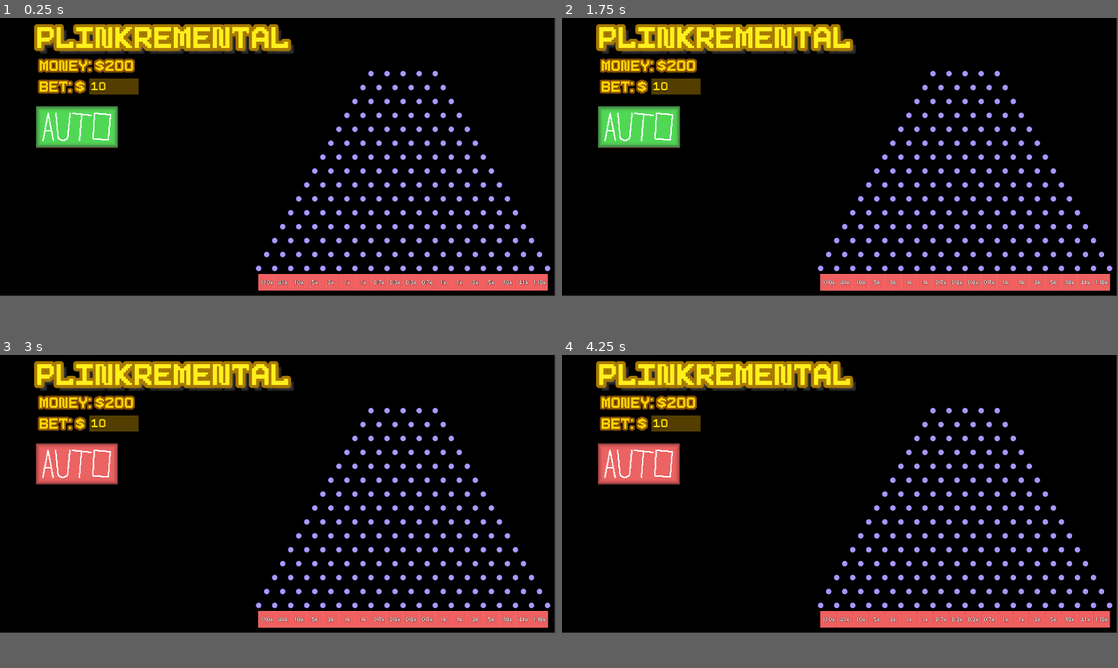
Above: before the commit, frames 1-4 (two rows, left to right).
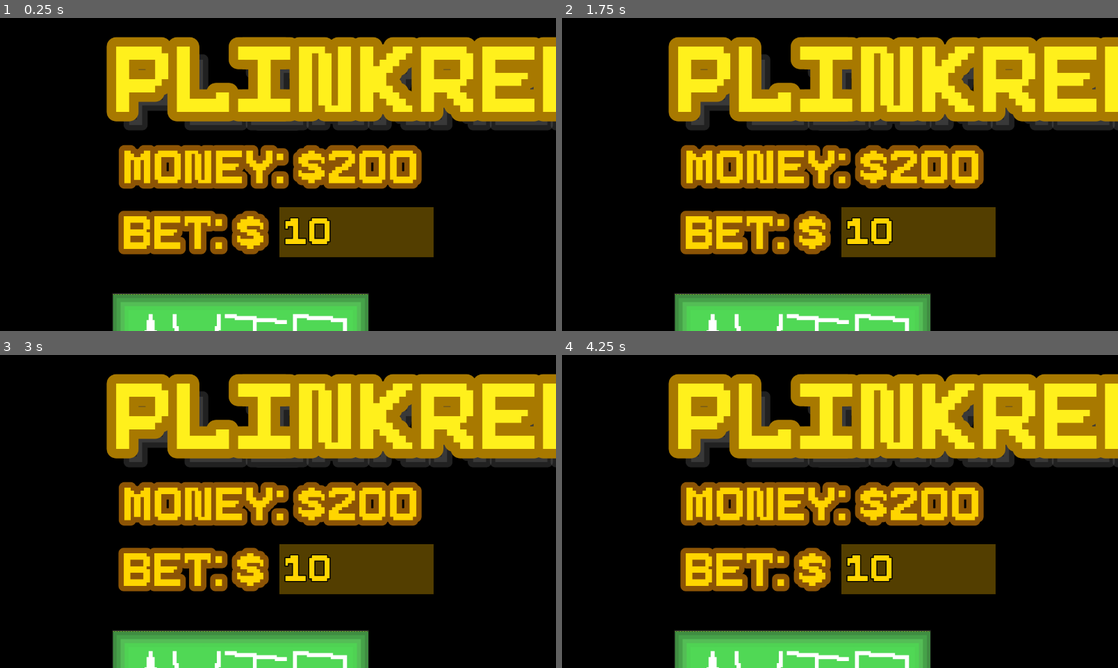
Above: after the commit, the same moments.

Repository: Th3Catalyst/Plinkremental
Game: Godot game, scene res://main.tscn
Same seed, same stepped clock (60 frames per second), same inputs: the game is played once before the commit and once after it.
Inputs (mouse positions are in pixels of both pictures, inside the frame that each line leads up to):
- Up to frame 1 (0.25 s): no input
- Up to frame 2 (1.75 s): click (639, 127) at 0.52 s; click (639, 127) at 1.27 s
- Up to frame 3 (3 s): click (77, 464) at 2.02 s
- Up to frame 4 (4.25 s): tap Space at 3.02, 3.77 s
In our replay, the window is 800x400 before the commit and 800x450 after it. These sizes can differ from the game's own. Grey fills any space a smaller window leaves; there, only what the larger window draws over its background counts as a difference.

The runs differ from the first frame. In frame 1, 53% of the frame differs, in the area x 0-100%, y 0-100%; in frame 2, 53%; in frame 3, 53%; in frame 4, 53%.

Commit message:
resolve merge conflicts

Diff:
--- a/project.godot
+++ b/project.godot
@@ -20,9 +20,8 @@
 
 [display]
 
-window/size/viewport_width=4000
-window/size/viewport_height=2000
-window/size/resizable=false
+window/size/viewport_width=1280
+window/size/viewport_height=720
 window/stretch/mode="viewport"
 
 [physics]
--- a/scripts/dropBall.gd
+++ b/scripts/dropBall.gd
@@ -7,7 +7,14 @@
 	var bet: float = round(float($".".text)*100)/100
 	if Game.money >= bet:
 		var ball: Node2D = Game.ball_scene.instantiate()
-		ball.set_meta("Value", bet)
+		var ball_value_mod: float = Game.ball_costs[floor(randfn(1.8, 0.6))]
+		var ball_value: float = bet + ball_value_mod/2
+
+		print("ball_value_mod: ", ball_value_mod)
+		print("bet: ", bet)
+		print("ball_value: ", ball_value)
+
+		ball.set_meta("Value", ball_value)
 		Game.money -= bet
 		$".".get_parent().add_child(ball)
 		ball.position = Vector2(randfn(Game.center, Game.spacing_h*0.3), Game.top-70)
--- a/scripts/gainMoney.gd
+++ b/scripts/gainMoney.gd
@@ -6,6 +6,8 @@
 func _on_body_entered(body: RigidBody2D) -> void:
 	if body.name == "BallBody":
 		var ball: Node2D = body.get_parent()
-		Game.money += ball.get_meta("Value") * $".".get_parent().get_meta("multiplier")
+		var money: float = ball.get_meta("Value") * $".".get_parent().get_meta("multiplier")
+		print("money rewarded: ", money)
+		Game.money += money
 		$CollectSound.play()
 		ball.queue_free()
--- a/scripts/game.gd
+++ b/scripts/game.gd
@@ -13,8 +13,10 @@
 
 signal label_change
 signal drop
-var money: float = 200:
+var money: float = 200.0:
 	set = set_money
+
+var ball_costs: Array[float] = [1.0, 5.0, 10.0, 15.0, 20.0, 50.0, 100.0]
 
 func set_money(new_money: float) -> void:
 	money = round(new_money*100)/100
